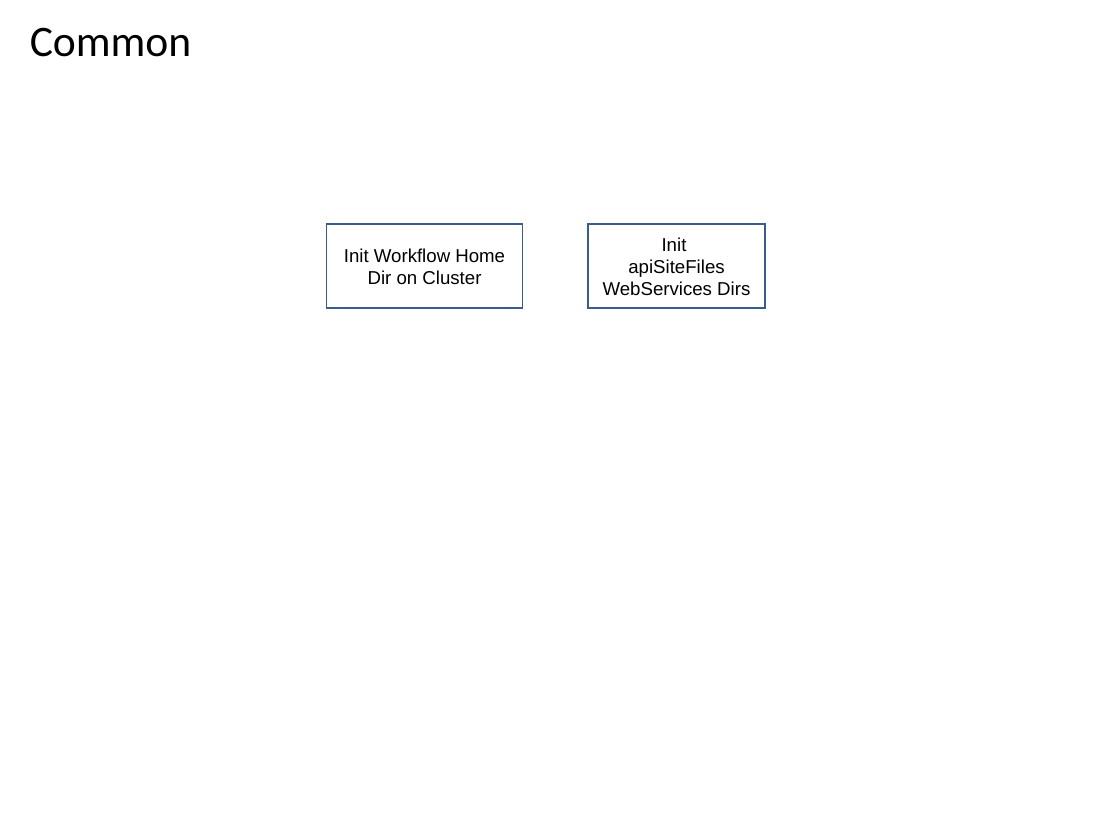
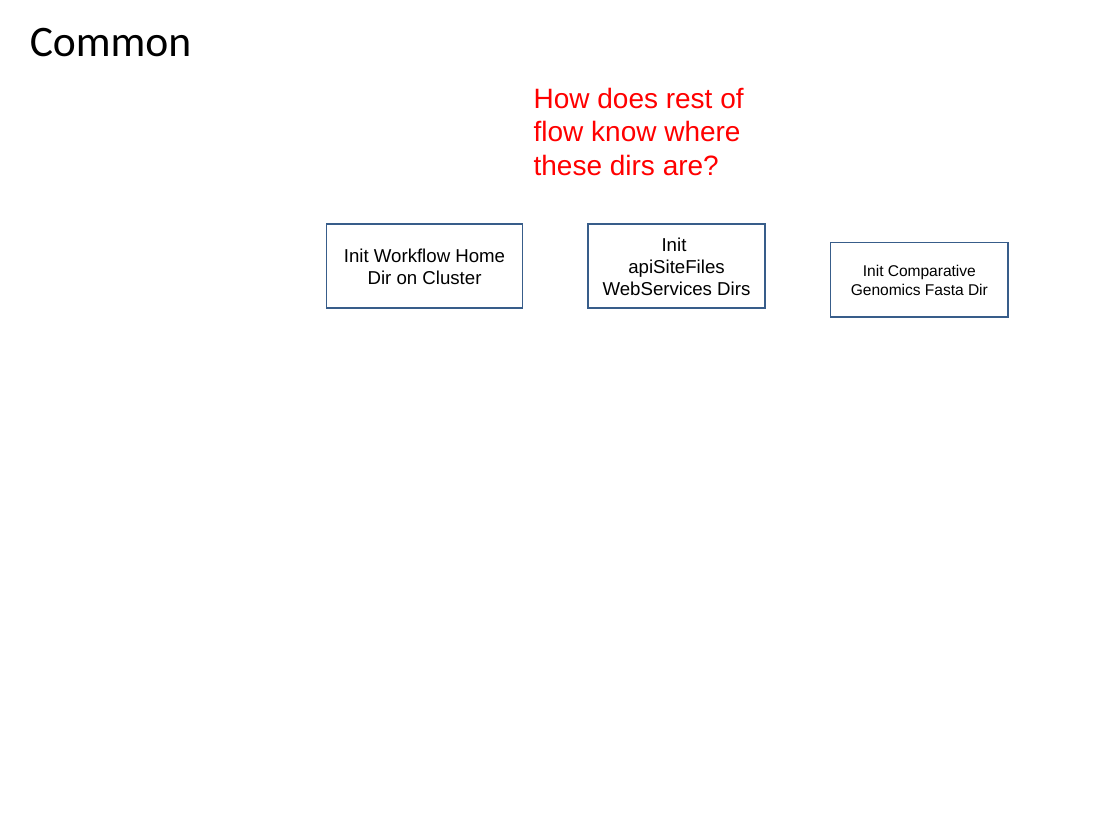
Before and after one commit to VEuPathDB/ApiCommonWorkflow, a slide deck: slide 4 of Main/doc/IntegratedWorkflow.ppt. Drawn at 1120x840 pixels with LibreOffice and Linux fonts; fonts in the diff are those of the drawing. Boxes give left, top, right and bottom in pixels: in the first picture for what was removed or moved away, otherwise in the second. Text is boxed around its words. In the diff, an @@ line names an element or a change of style, - is before the commit and + after.

```diff
--- a/Main/doc/IntegratedWorkflow.ppt
+++ b/Main/doc/IntegratedWorkflow.ppt
@@ text added at [534,87,743,176], 18 pt, text #FF0000 @@
+How does rest of flow know where these dirs are?
@@ rectangle added at [831,243,1008,318], fill #FFFFFF, outline #385D8A 0.99 pt, 10 pt, text #000000 @@
+Init Comparative Genomics Fasta Dir
```
Also in this commit, not shown: 11 other slides changed, 3 slides added, 2 slides removed.
